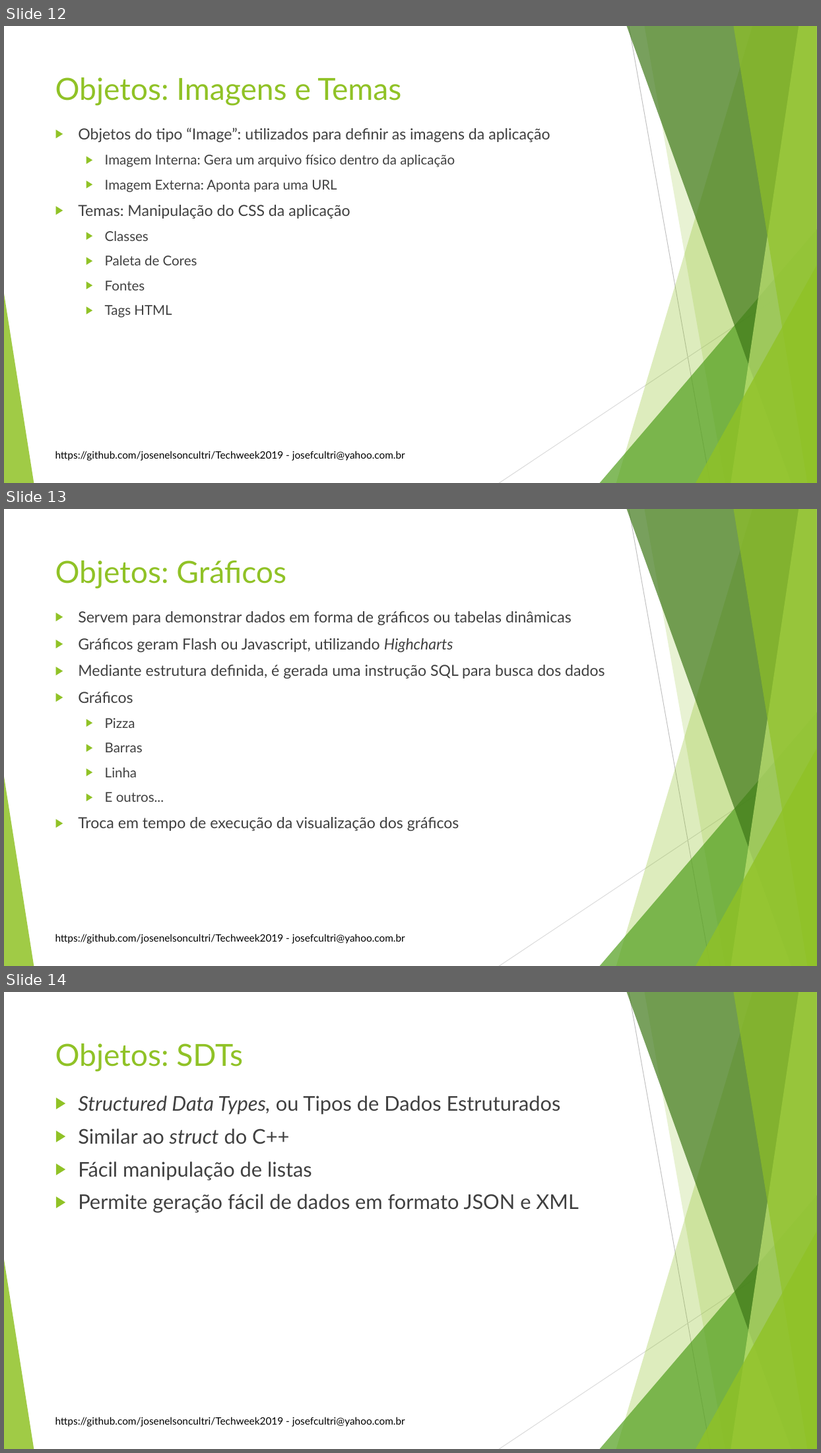
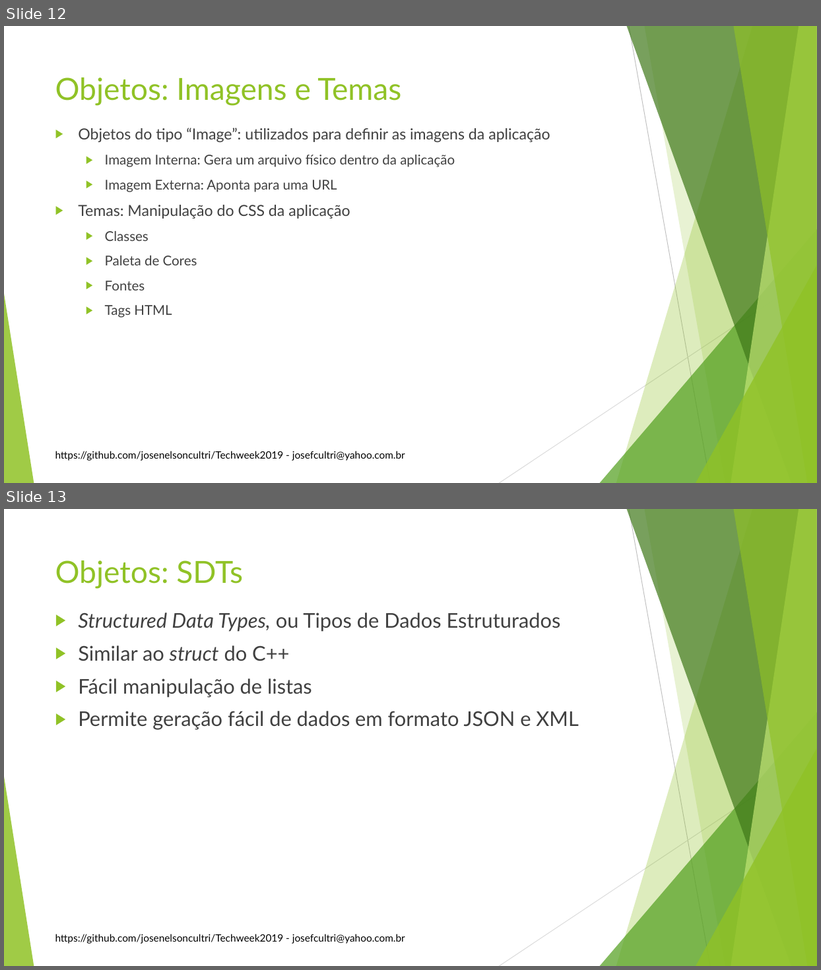
Before and after one commit to josenelsoncultri/Techweek2019, a slide deck: Techweek2019.pptx. Shown one above the other, each under a label of ours: slides 12, 13 and 14 before the commit, slides 12 and 13 after it. The pictures are 821x1453 and 821x970 pixels, drawn with LibreOffice and Linux fonts; fonts in the diff are those of the drawing; background and template pictures are left out. Boxes give left, top, right and bottom in pixels: in the first picture for what was removed or moved away, otherwise in the second. Text is boxed around its words. In the diff, an @@ line names an element or a change of style, - is before the commit and + after.

```diff
--- a/Techweek2019.pptx
+++ b/Techweek2019.pptx
@@ slide 13 removed at <box>4,509,817,966</box>, background #FFFFFF; not listed: 11 template elements that a slide beside it also shows @@
@@ title removed at <box>55,560,286,589</box> @@
-Objetos: Gráficos
@@ text removed at <box>78,611,605,831</box> @@
-▶ Servem para demonstrar dados em forma de gráficos ou tabelas dinâmicas
-▶ Gráficos geram Flash ou Javascript, utilizando Highcharts
-▶ Mediante estrutura definida, é gerada uma instrução SQL para busca dos dados
-▶ Gráficos
-  ▶ Pizza
-  ▶ Barras
-  ▶ Linha
-  ▶ E outros...
-▶ Troca em tempo de execução da visualização dos gráficos
@@ what was slide 14 is now slide 13 @@
```
Also in this commit, not shown: 1 slide changed.
